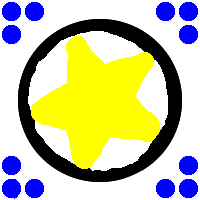
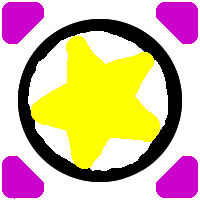
Comparing the layer stacks of the two (200, 200) images. Changes:
showed "Player4" over [2, 2, 198, 199]
